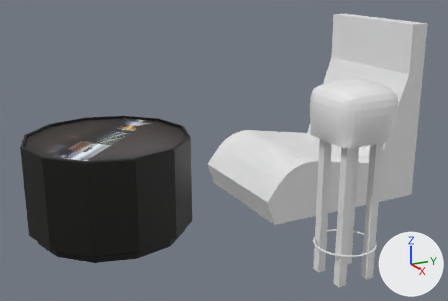
One commit to the Blender file blend/Props - tables chairs.blend: the scene before it, then after it.
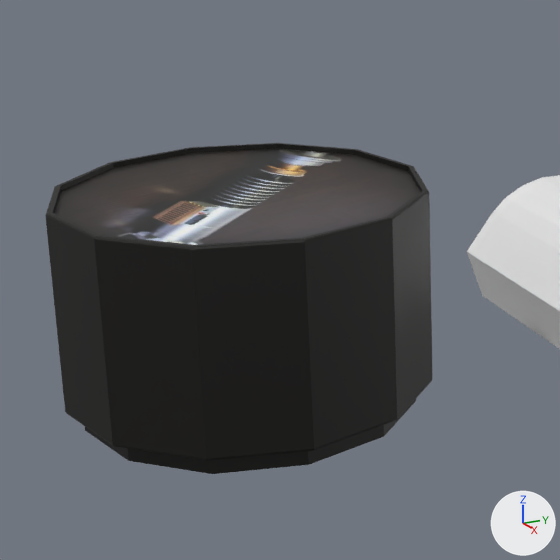
There are two pictures of each version: one whole from a 50 mm lens placed at (-2.55, -1.02, 1.61), pointed at (-5.69, 0.61, 0.52), one close up on the part from 0% to 56% of the width and 17% to 100% of the height. The lights are fixed; the arrows at lower right show +X, +Y and +Z.

In view in the first close-up: 'Chair', 'Table'.
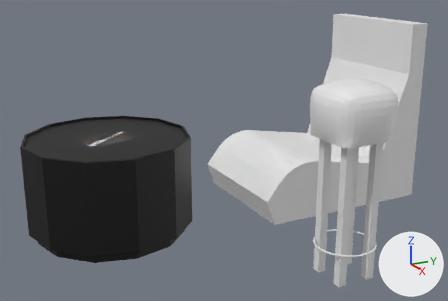
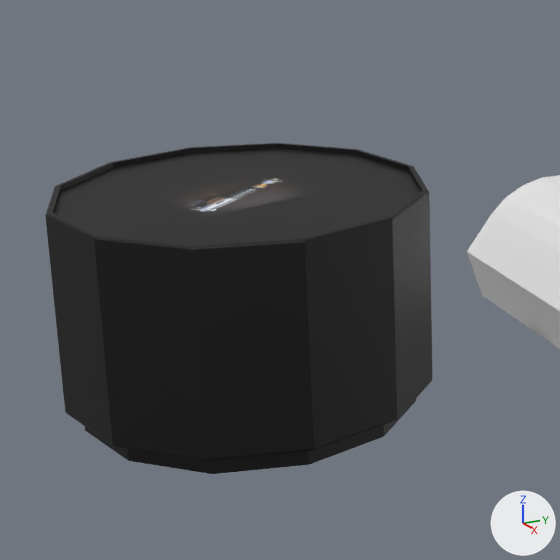
What changed in the scene script:
```text
Add img_table_texture:
    img_table_texture = load_image('Table Texture', 'Props - tables chairs - textures/Table Texture.png', 1024, 1024, 'sRGB')
Change mat_tabletop:
    where n2 = _N.new('ShaderNodeTexImage'); n2.name = 'Image Texture'
    n2.image: img_lightsaber_test_texture_jpg_002 -> img_table_texture
```

Pixel boxes [x1, y1, x2, y2] of what changed, in the close-ups (560 x 560 px):
'Table', surface changed (grey to black): [82, 147, 410, 248] in both
